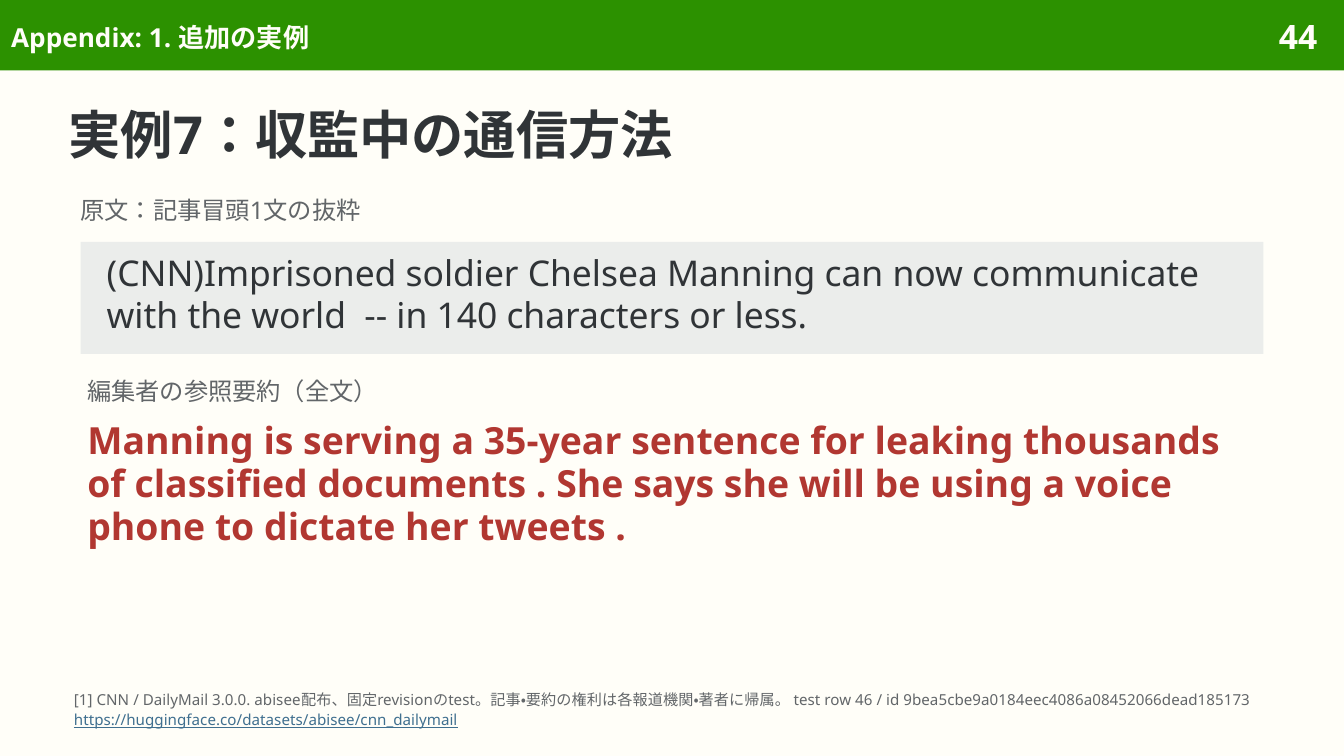
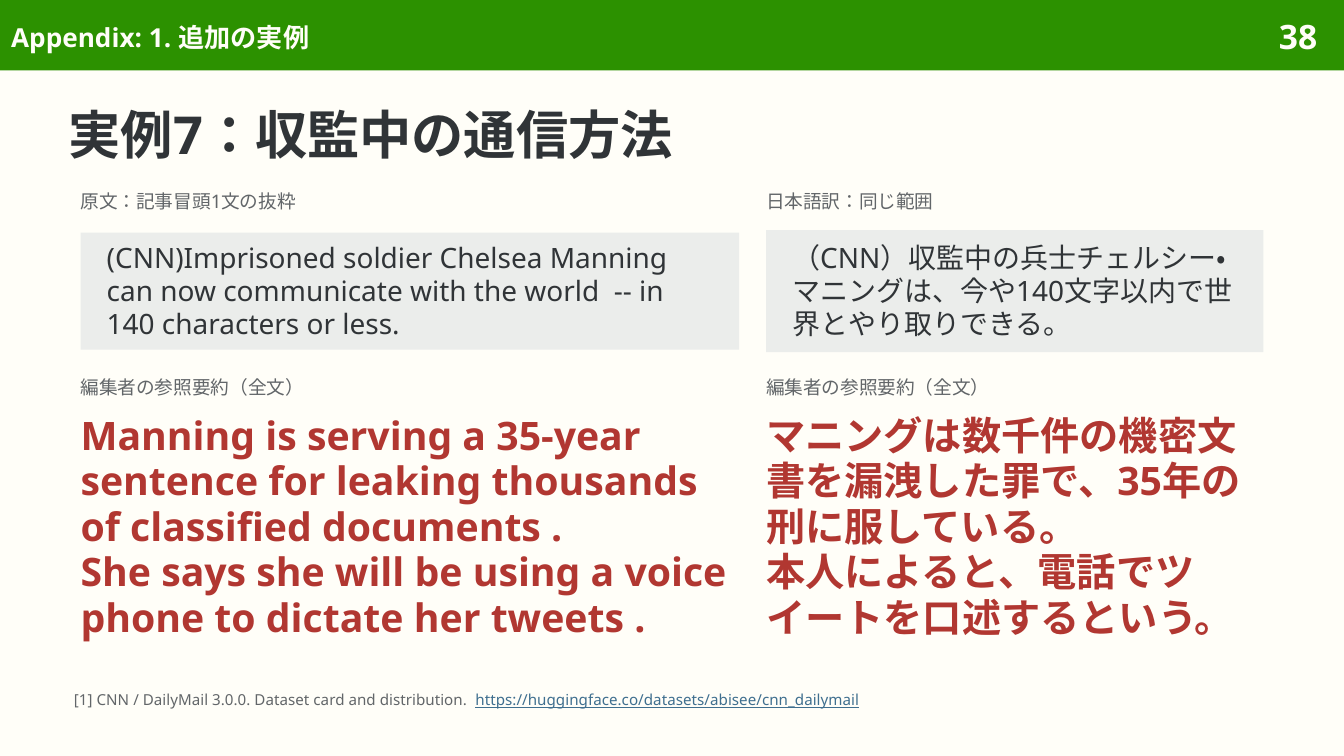
Before and after one commit to sasakiy84/datasets-in-10-minutes, a slide deck: slide 38 of slides/datasets-in-10-minutes-cnn-dailymail.pptx (slide 44 before the commit). Drawn at 1344x756 pixels with LibreOffice and Linux fonts; fonts in the diff are those of the drawing. Boxes give left, top, right and bottom in pixels: in the first picture for what was removed or moved away, otherwise in the second. Text is boxed around its words. In the diff, an @@ line names an element or a change of style, - is before the commit and + after.

Commit message:
Present CNN DailyMail as the original summarization dataset

```diff
--- a/slides/datasets-in-10-minutes-cnn-dailymail.pptx
+++ b/slides/datasets-in-10-minutes-cnn-dailymail.pptx
@@ page number at <box>1279,24,1317,50</box>: text changed @@
-44
+38
@@ text "原文：記事冒頭1文の抜粋" at <box>81,192,296,210</box>: size 13 to 10 pt; line spacing 15.2pt to 11.7pt @@
@@ text added at <box>766,192,933,210</box>, 10 pt, text #626669 @@
+日本語訳：同じ範囲
@@ rectangle "(CNN)Imprisoned soldier Chelsea Manning can ...": place and size @@
-rectangle "(CNN)Imprisoned soldier Chelsea Manning can ..." at <box>81,242,1263,353</box>
+rectangle "(CNN)Imprisoned soldier Chelsea Manning can ..." at <box>81,233,739,349</box>
@@ rectangle "(CNN)Imprisoned soldier Chelsea Manning can ..." at <box>81,233,739,349</box>: size 19 to 15 pt; line spacing 22.6pt to 17.8pt @@
@@ rectangle added at <box>766,230,1263,352</box>, fill #EBEDEB, 15 pt, text #303437 @@
+（CNN）収監中の兵士チェルシー・マニングは、今や140文字以内で世界とやり取りできる。
@@ text "編集者の参照要約（全文）" at <box>81,378,304,396</box>: size 13 to 10 pt; line spacing 15.2pt to 11.7pt @@
@@ text added at <box>766,378,989,396</box>, 10 pt, text #626669 @@
+編集者の参照要約（全文）
@@ text added at <box>766,416,1240,635</box>, 21 pt, text #B13731, bold @@
+マニングは数千件の機密文書を漏洩した罪で、35年の刑に服している。
+本人によると、電話でツイートを口述するという。
@@ text at <box>81,420,727,642</box>: text changed; size 20 to 21 pt @@
-Manning is serving a 35-year sentence for leaking thousands of classified documents . She says she will be using a voice phone to dictate her tweets .
+Manning is serving a 35-year sentence for leaking thousands of classified documents .
+She says she will be using a voice phone to dictate her tweets .
@@ text at <box>74,693,858,709</box>: text changed; text colour #626669 to #3F6F8F @@
-[1] CNN / DailyMail 3.0.0. abisee配布、固定revisionのtest。記事・要約の権利は各報道機関・著者に帰属。 test row 46 / id 9bea5cbe9a0184eec4086a08452066dead185173
-https://huggingface.co/datasets/abisee/cnn_dailymail
+[1] CNN / DailyMail 3.0.0. Dataset card and distribution. https://huggingface.co/datasets/abisee/cnn_dailymail
```
Also in this commit, not shown: 50 other slides changed, 14 slides removed, 40 other files.
